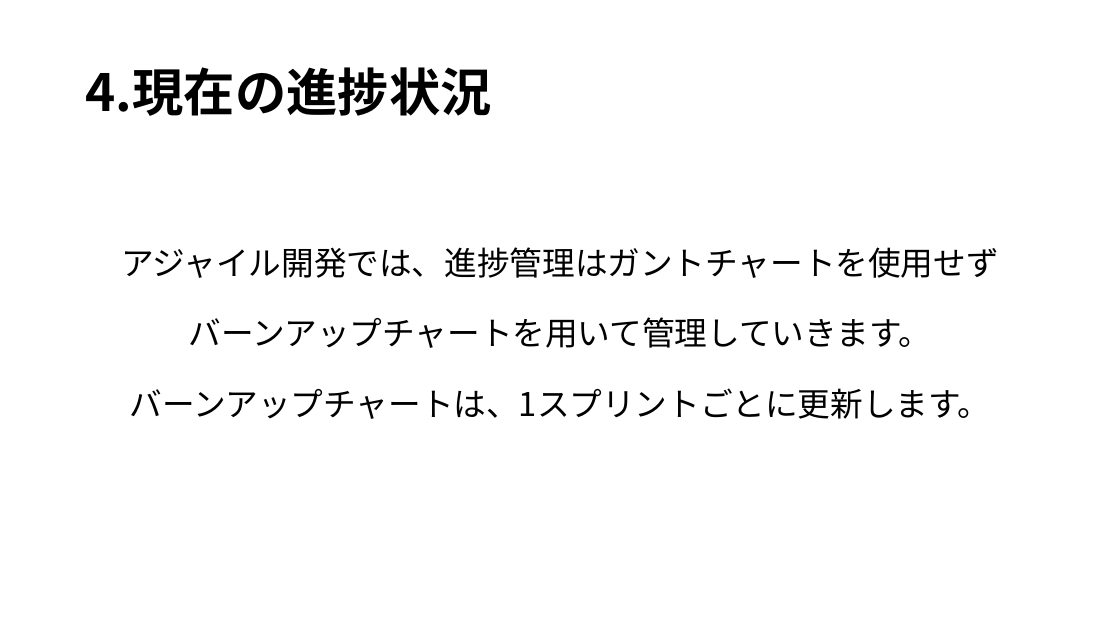
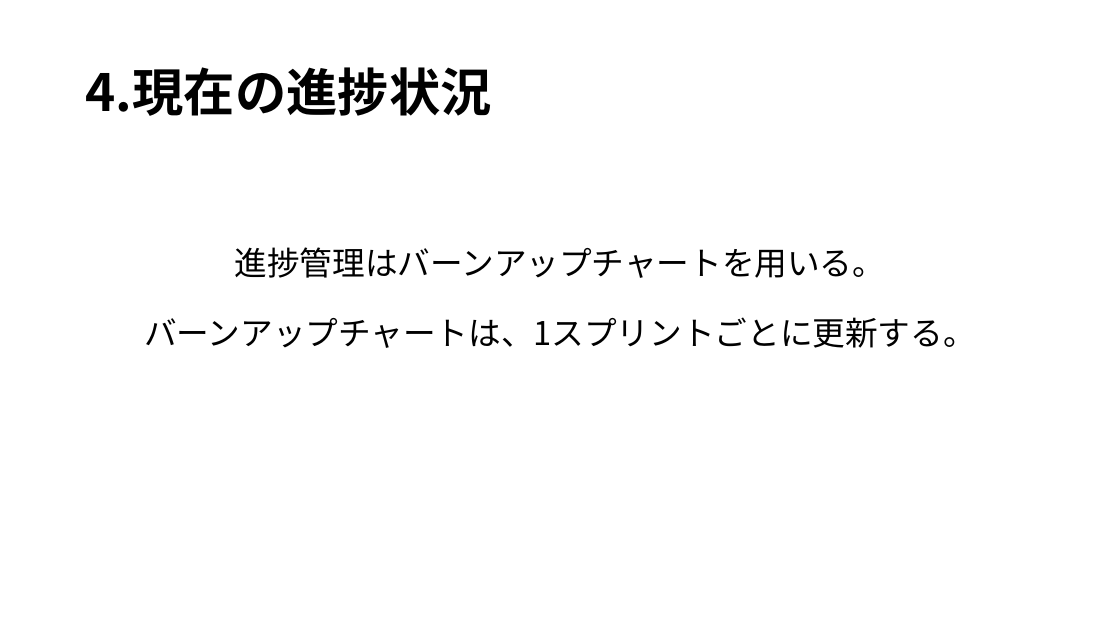
Before and after one commit to kazukiyoshida96/PM-, a slide deck: slide 7 of ＰＭ学科専用2.pptx. Drawn at 1120x630 pixels with LibreOffice and Linux fonts; fonts in the diff are those of the drawing. Boxes give left, top, right and bottom in pixels: in the first picture for what was removed or moved away, otherwise in the second. Text is boxed around its words. In the diff, an @@ line names an element or a change of style, - is before the commit and + after.

Commit message:
トップページ、パワーポイント、計画書の修正

```diff
--- a/ＰＭ学科専用2.pptx
+++ b/ＰＭ学科専用2.pptx
@@ text at <box>144,247,976,348</box>: text changed @@
-アジャイル開発では、進捗管理はガントチャートを使用せず
-バーンアップチャートを用いて管理していきます。
-バーンアップチャートは、1スプリントごとに更新します。
+進捗管理はバーンアップチャートを用いる。
+バーンアップチャートは、1スプリントごとに更新する。
```
Also in this commit, not shown: 3 other slides changed, 2 other files.
